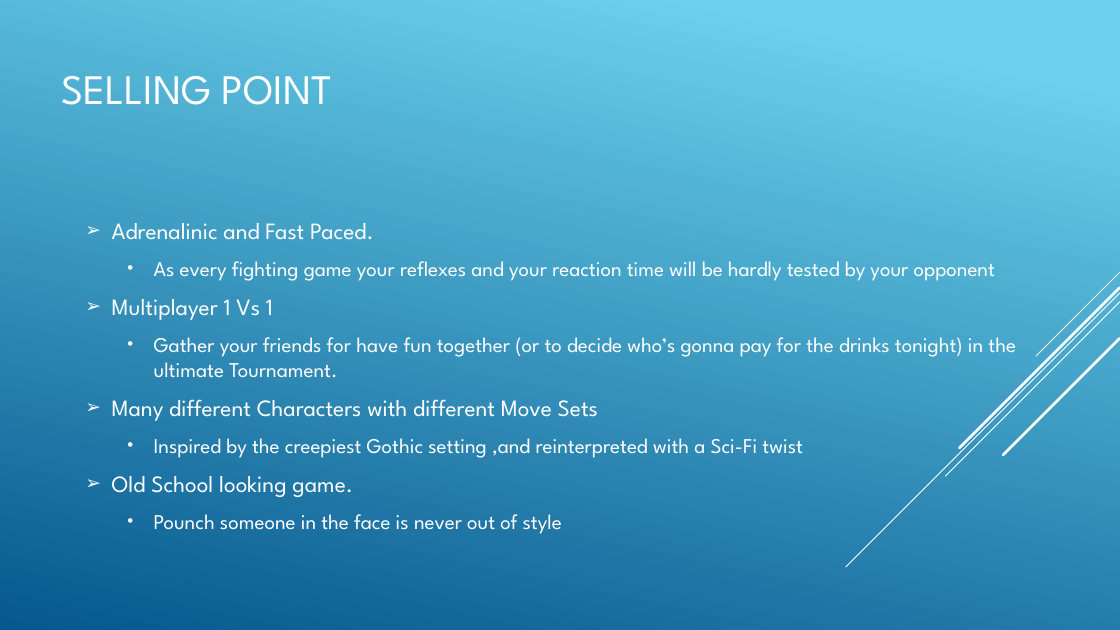
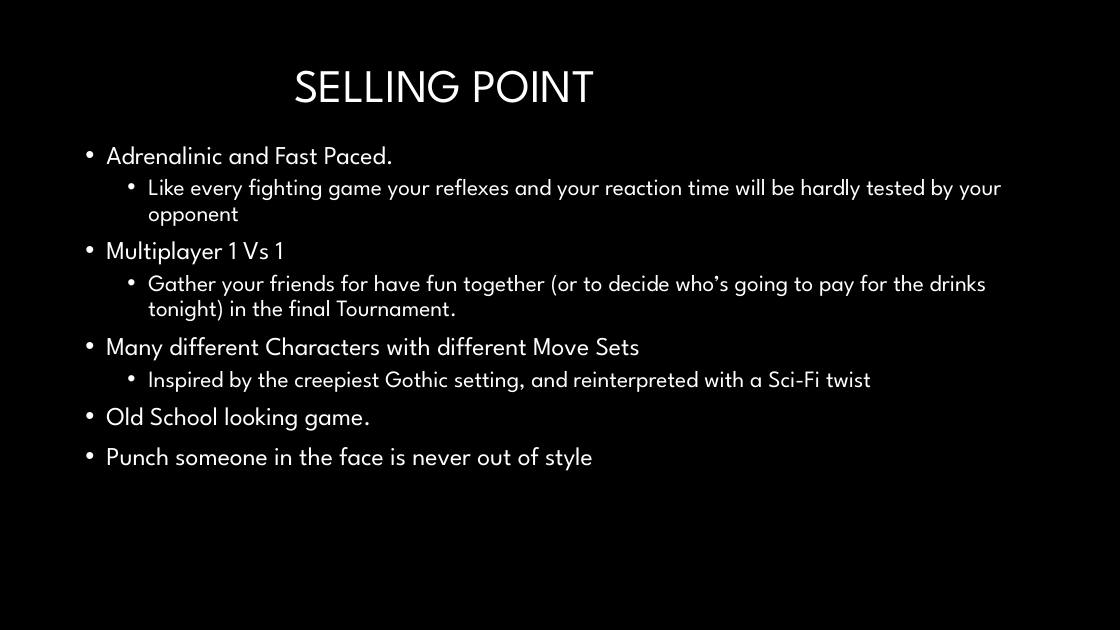
Before and after one commit to kakol20/HFG, a slide deck: slide 2 of Portfolio Project.pptx. Drawn at 1120x630 pixels with LibreOffice and Linux fonts; fonts in the diff are those of the drawing; background and template pictures are left out. Boxes give left, top, right and bottom in pixels: in the first picture for what was removed or moved away, otherwise in the second. Text is boxed around its words. In the diff, an @@ line names an element or a change of style, - is before the commit and + after.

```diff
--- a/Portfolio Project.pptx
+++ b/Portfolio Project.pptx
@@ background gradient #6ED2EB to #06588E to #000000 @@
@@ title "SELLING POINT" at (294,70,595,103): size 36 to 40 pt; alignment left to centre; line spacing 1 to 0.9 @@
@@ text "Adrenalinic and Fast Paced." at (106,146,1001,471): vertical alignment middle to top @@
@@ text at (106,146,640,431): size 20 to 22 pt in "Adrenalinic and Fast Paced.", "Multiplayer 1 Vs 1", "Many different Characters with different Move Sets", "Old School looking game."; bullet ➢ to •; line spacing 1 to 0.9 @@
@@ text at (148,178,1001,226): text changed; size 18 to 20 pt @@
-  • As every fighting game your reflexes and your reaction time will be hardly tested by your opponent
+  • Like every fighting game your reflexes and your reaction time will be hardly tested by your opponent
@@ text at (148,274,986,321): text changed; size 18 to 20 pt @@
-  • Gather your friends for have fun together (or to decide who’s gonna pay for the drinks tonight) in the ultimate Tournament.
+  • Gather your friends for have fun together (or to decide who’s going to pay for the drinks tonight) in the final Tournament.
@@ group removed at (846,272,1120,567): 5 lines @@
@@ text at (148,371,871,392): text changed; size 18 to 20 pt @@
-  • Inspired by the creepiest Gothic setting ,and reinterpreted with a Sci-Fi twist
+  • Inspired by the creepiest Gothic setting, and reinterpreted with a Sci-Fi twist
@@ text at (106,447,593,471): text changed; size 18 to 22 pt @@
-  • Pounch someone in the face is never out of style
+• Punch someone in the face is never out of style
```
Also in this commit, not shown: 6 other slides changed, 1 slide added.
